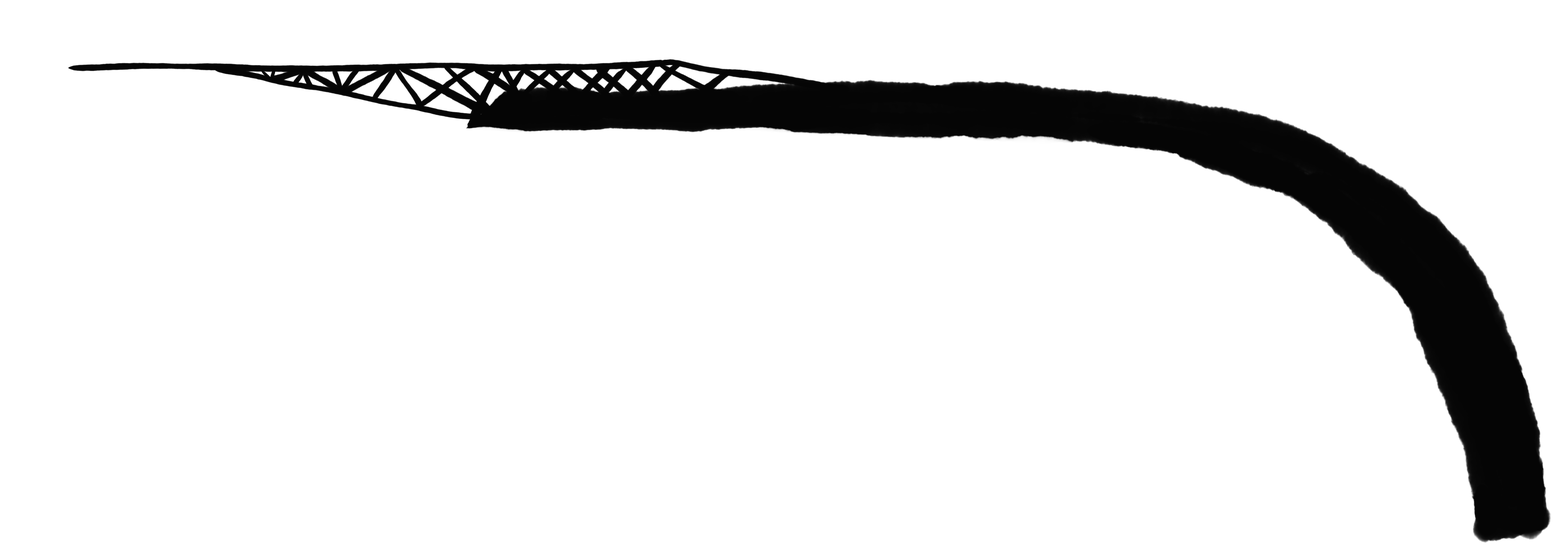
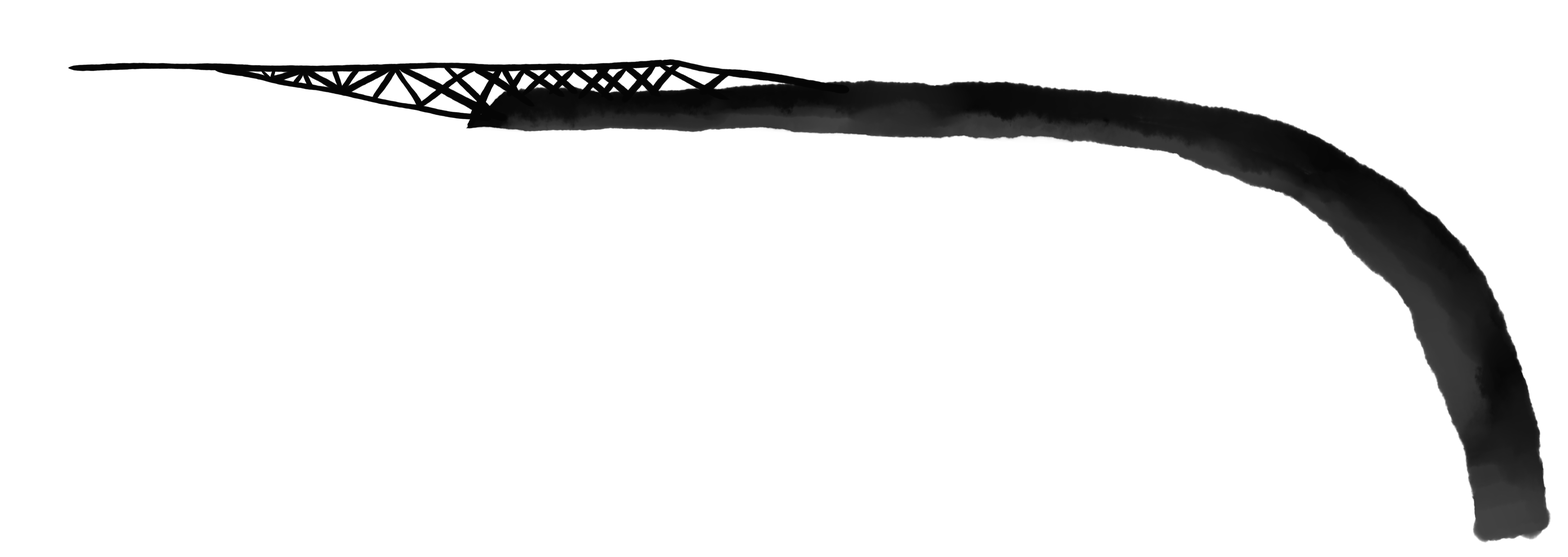
Comparing the layer stacks of the two 1568 x 557 images. Changes:
renamed "レイヤー11" to "レイヤー8", moved it above "レイヤー9", painted on it over <box>467,80,850,128</box>
moved "レイヤー9" above "レイヤー11", painted on it over <box>475,87,730,122</box>
renamed "レイヤー8" to "レイヤー11", painted on it over <box>467,80,850,128</box>
painted on "レイヤー10" over <box>475,104,492,122</box>
painted on "レイヤー7" over <box>466,80,1551,544</box>
